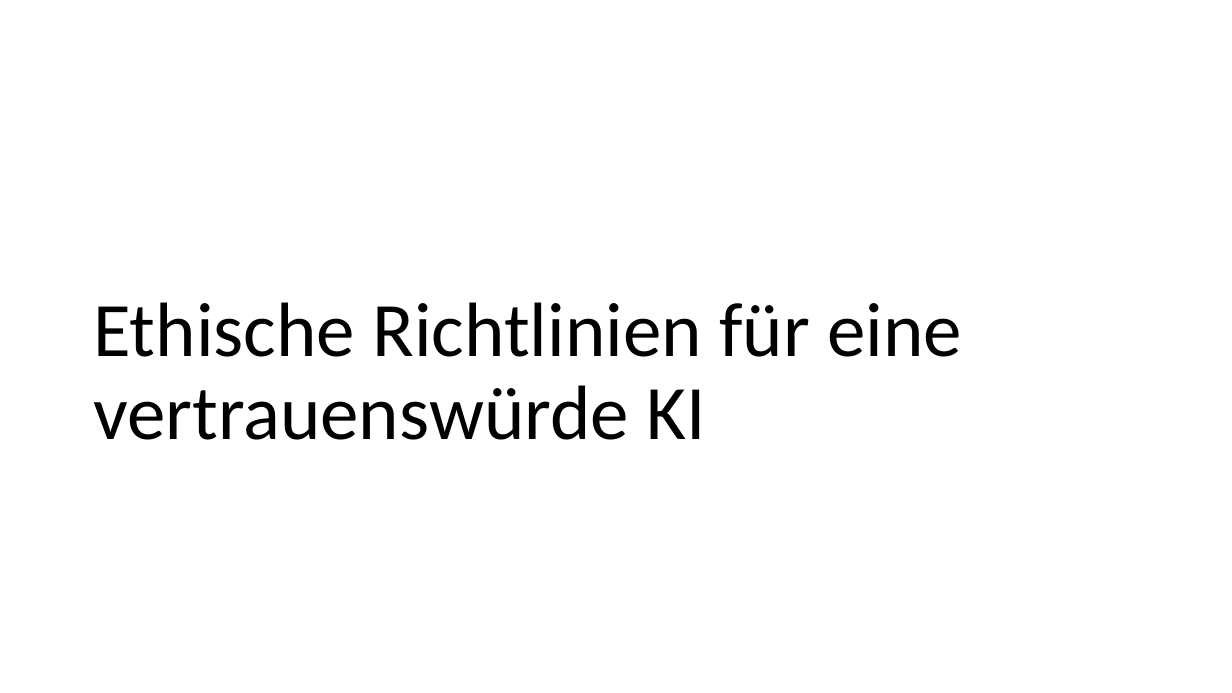
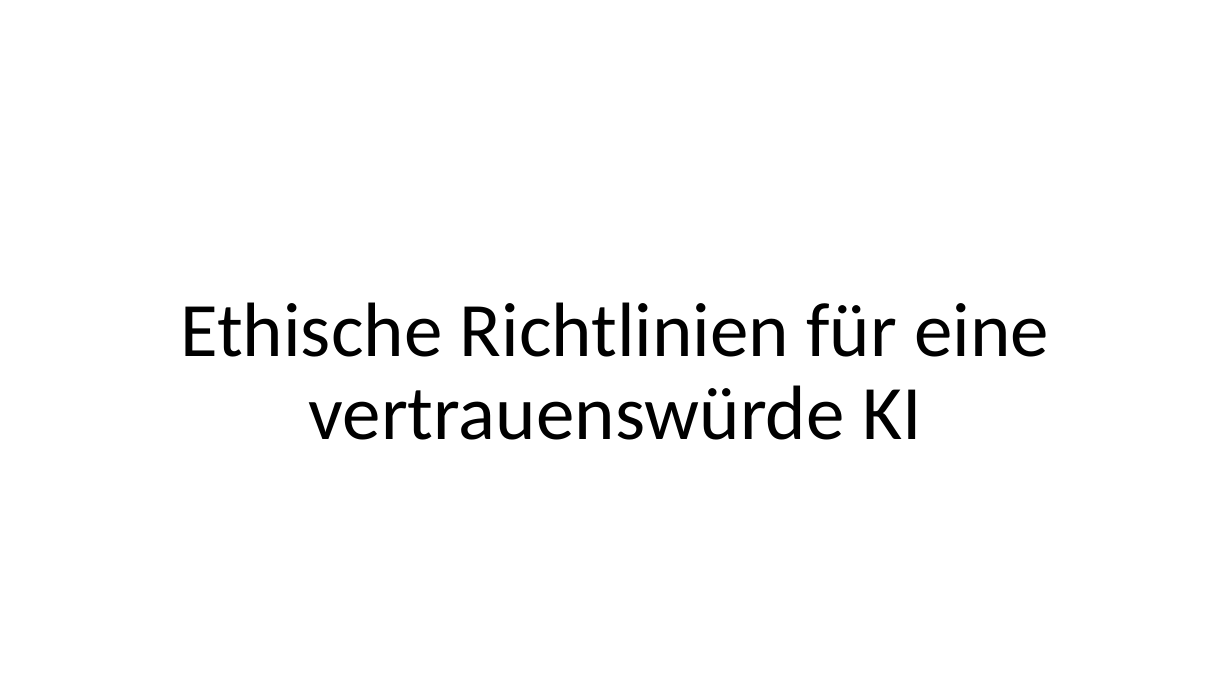
Before and after one commit to bosinoliver/ros-kinect-roboticarm, a slide deck: slide 13 of Kognitive Systeme Vortrag/Ethics in AI.pptx. Drawn at 1232x693 pixels with LibreOffice and Linux fonts; fonts in the diff are those of the drawing; background and template pictures are left out. Boxes give left, top, right and bottom in pixels: in the first picture for what was removed or moved away, otherwise in the second. Text is boxed around its words. In the diff, an @@ line names an element or a change of style, - is before the commit and + after.

```diff
--- a/Kognitive Systeme Vortrag/Ethics in AI.pptx
+++ b/Kognitive Systeme Vortrag/Ethics in AI.pptx
@@ title "Ethische Richtlinien für eine vertrauenswürde ..." at [181, 302, 1050, 440]: alignment left to centre @@
```
Also in this commit, not shown: 7 other slides changed, 9 slides added, 2 slides removed, 1 other file.
